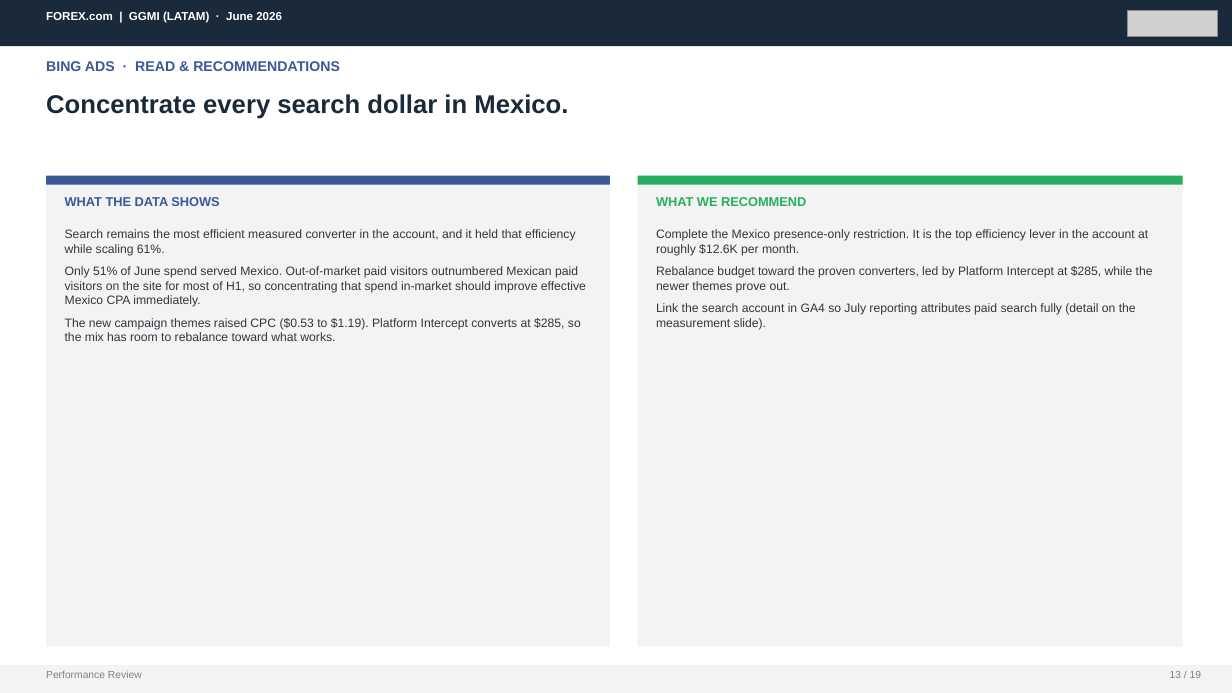
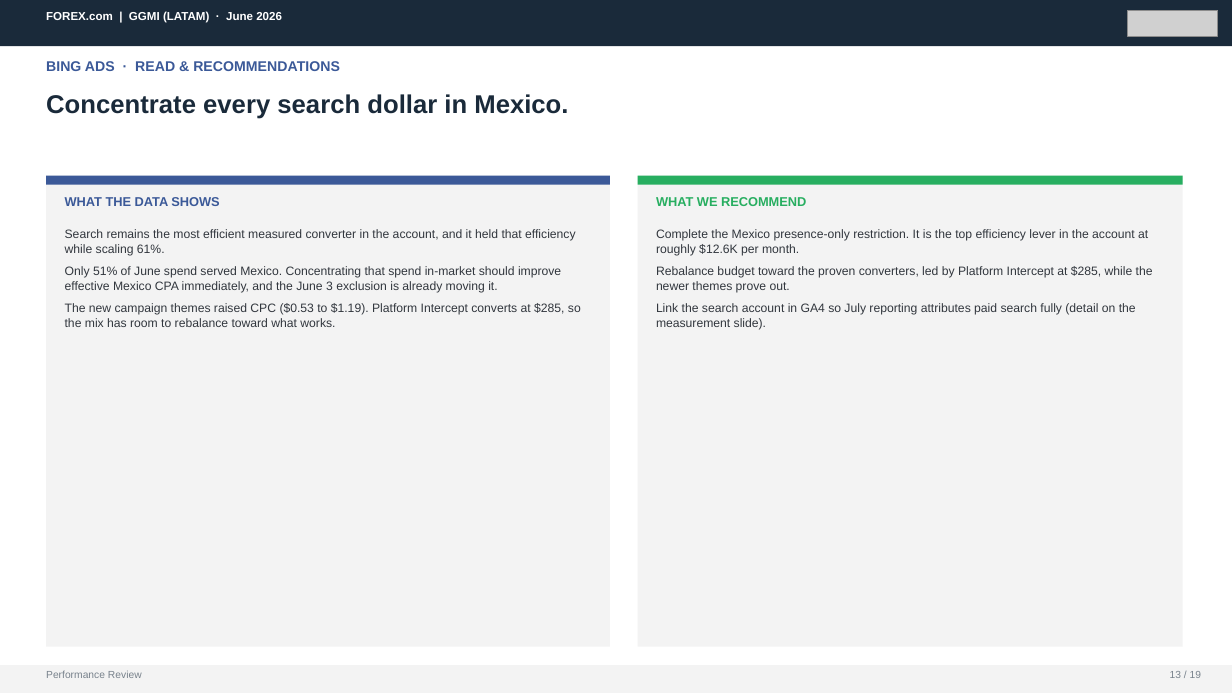
Before and after one commit to hablapro/brlvnt-reporting-hub, a slide deck: slide 13 of report-client-decks/06. GGMI_LATAM_June_2026_Performance_Review.pptx. Drawn at 1232x693 pixels with LibreOffice and Linux fonts; fonts in the diff are those of the drawing; grey boxes stand for pictures. Boxes give left, top, right and bottom in pixels: in the first picture for what was removed or moved away, otherwise in the second. Text is boxed around its words. In the diff, an @@ line names an element or a change of style, - is before the commit and + after.

```diff
--- a/report-client-decks/06. GGMI_LATAM_June_2026_Performance_Review.pptx
+++ b/report-client-decks/06. GGMI_LATAM_June_2026_Performance_Review.pptx
@@ text at [65, 266, 561, 293]: text changed @@
-Only 51% of June spend served Mexico. Out-of-market paid visitors outnumbered Mexican paid visitors on the site for most of H1, so concentrating that spend in-market should improve effective Mexico CPA immediately.
+Only 51% of June spend served Mexico. Concentrating that spend in-market should improve effective Mexico CPA immediately, and the June 3 exclusion is already moving it.
```
Also in this commit, not shown: 5 other slides changed.
